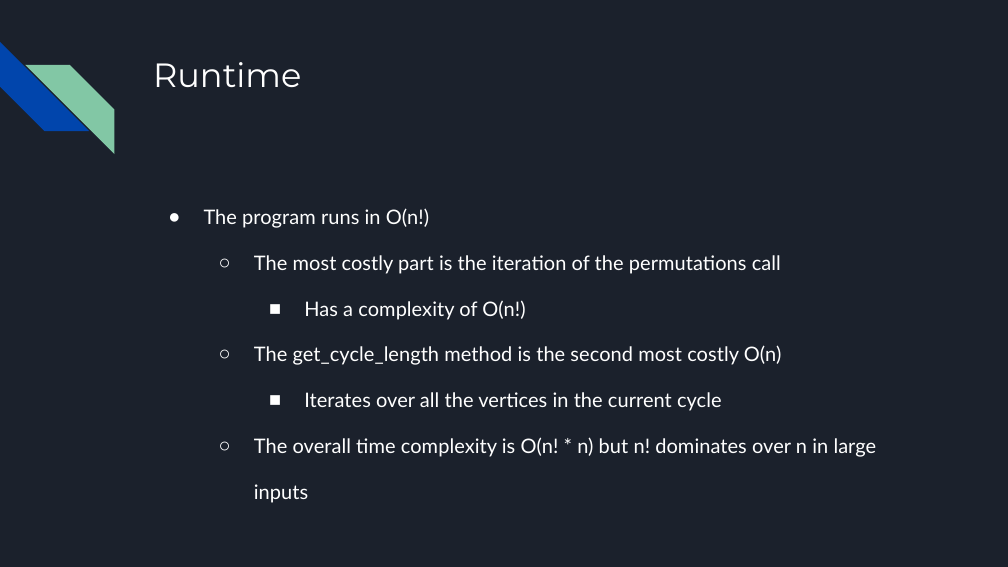
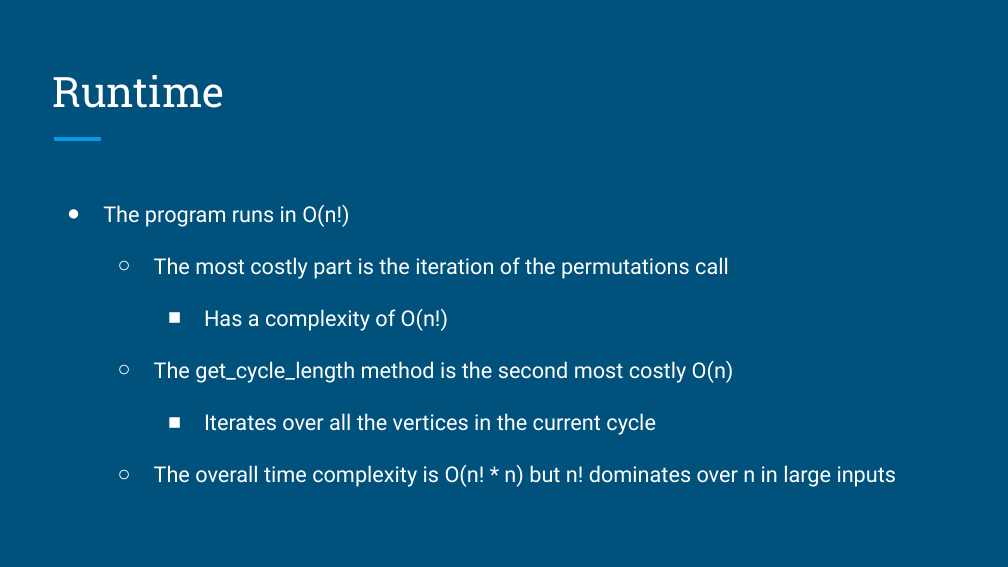
Before and after one commit to yehunj/np-project, a slide deck: slide 14 of presentations/Problem Presentation.pptx (slide 12 before the commit). Drawn at 1008x567 pixels with LibreOffice and Linux fonts; fonts in the diff are those of the drawing. Boxes give left, top, right and bottom in pixels: in the first picture for what was removed or moved away, otherwise in the second. Text is boxed around its words. In the diff, an @@ line names an element or a change of style, - is before the commit and + after.

```diff
--- a/presentations/Problem Presentation.pptx
+++ b/presentations/Problem Presentation.pptx
@@ background #1B212C to #00517C @@
@@ diag stripe removed at (0,42,89,131) @@
@@ title "Runtime": place and size @@
-title "Runtime" at (153,62,301,87)
+title "Runtime" at (53,75,224,108)
@@ title "Runtime" at (53,75,224,108): size 24 to 30 pt, font Montserrat to Roboto Slab; vertical alignment top to bottom @@
@@ diag stripe removed at (25,65,114,153) @@
@@ line added from (54, 139) to (101, 139), #039BE5 3 pt @@
@@ text "The program runs in O(n!)": place and size @@
-text "The program runs in O(n!)" at (204,208,877,503)
+text "The program runs in O(n!)" at (103,205,897,487)
@@ text "The program runs in O(n!)" at (103,205,897,487): size 14.3 to 15.5 pt, font Lato to Roboto; indent changed; line spacing 1.9 to 2 @@
```
Also in this commit, not shown: 10 other slides changed, 10 slides added, 2 slides removed, 2 other files.
